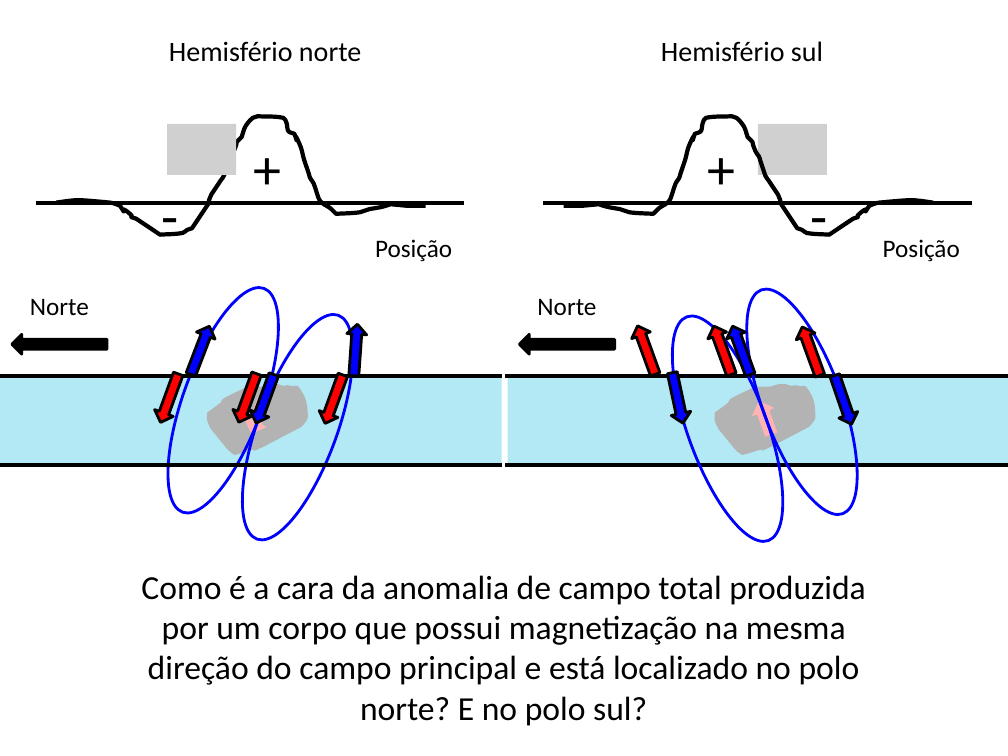
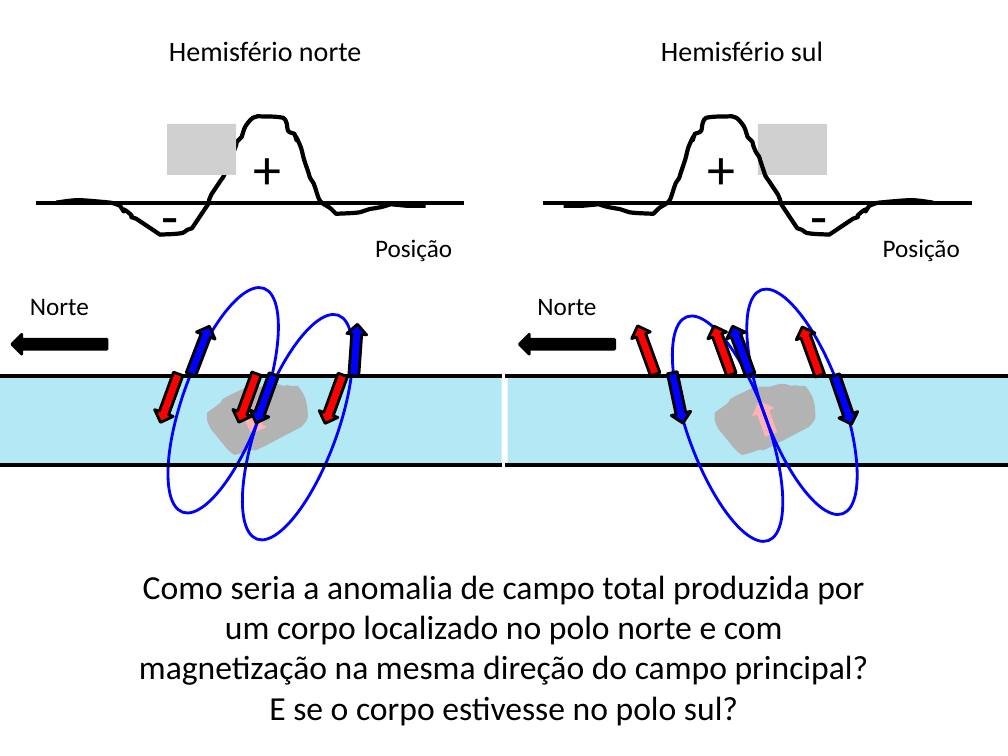
Before and after one commit to pinga-lab/CE-VII-SimBGf-2016, a slide deck: slide 79 of slides/4_anomalia_campo_total.pptx. Drawn at 1008x756 pixels with LibreOffice and Linux fonts; fonts in the diff are those of the drawing; grey boxes stand for pictures. Boxes give left, top, right and bottom in pixels: in the first picture for what was removed or moved away, otherwise in the second. Text is boxed around its words. In the diff, an @@ line names an element or a change of style, - is before the commit and + after.

```diff
--- a/slides/4_anomalia_campo_total.pptx
+++ b/slides/4_anomalia_campo_total.pptx
@@ text at [139,575,869,726]: text changed @@
-Como é a cara da anomalia de campo total produzida por um corpo que possui magnetização na mesma direção do campo principal e está localizado no polo norte? E no polo sul?
+Como seria a anomalia de campo total produzida por um corpo localizado no polo norte e com magnetização na mesma direção do campo principal? E se o corpo estivesse no polo sul?
```
Also in this commit, not shown: 17 other slides changed, 4 slides added, 1 slide removed.
